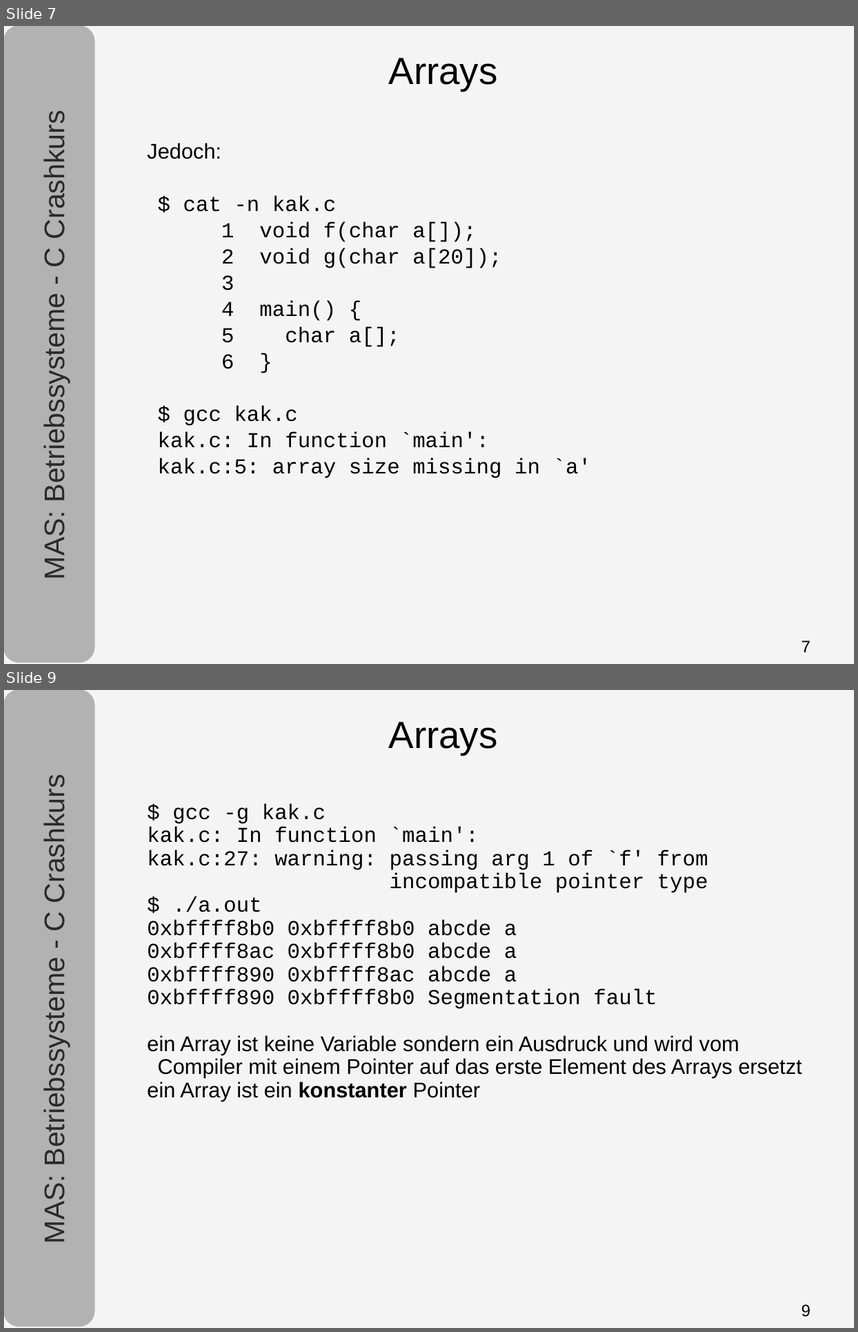
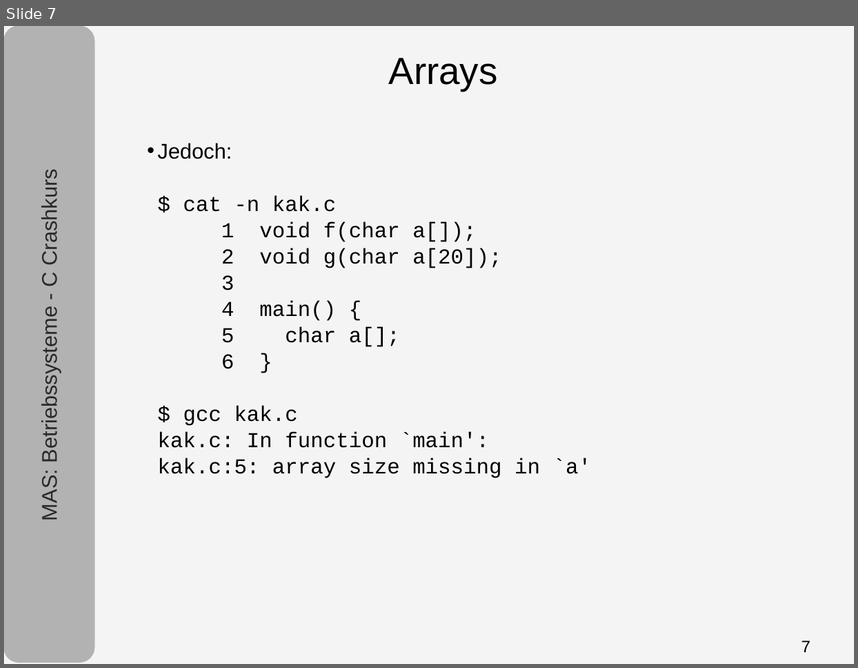
Before and after one commit to tpo/betriebssysteme, a slide deck: 05-1_C.odp. Shown one above the other, each under a label of ours: slides 7 and 9 before the commit, slide 7 after it; the slides between them are not shown. The pictures are 858x1332 and 858x668 pixels, drawn with LibreOffice and Linux fonts; fonts in the diff are those of the drawing. Boxes give left, top, right and bottom in pixels: in the first picture for what was removed or moved away, otherwise in the second. Text is boxed around its words. In the diff, an @@ line names an element or a change of style, - is before the commit and + after.

```diff
--- a/05-1_C.odp
+++ b/05-1_C.odp
@@ slide 9 removed at [4, 690, 854, 1328], background #F4F4F4; not listed: 1 template element that a slide beside it also shows @@
@@ rounded rectangle removed at [4, 690, 94, 1326] @@
@@ text removed at [389, 722, 498, 755] @@
-Arrays
@@ text removed at [38, 787, 70, 1241] @@
-MAS: Betriebssysteme - C Crashkurs
@@ text removed at [147, 803, 802, 1101] @@
-$ gcc -g kak.c
-kak.c: In function `main':
-kak.c:27: warning: passing arg 1 of `f' from
-incompatible pointer type
-$ ./a.out
-0xbffff8b0 0xbffff8b0 abcde a
-0xbffff8ac 0xbffff8b0 abcde a
-0xbffff890 0xbffff8ac abcde a
-0xbffff890 0xbffff8b0 Segmentation fault
-ein Array ist keine Variable sondern ein Ausdruck und wird vom Compiler mit einem Pointer auf das erste Element des Arrays ersetzt
-ein Array ist ein konstanter Pointer
@@ page number removed at [802, 1304, 811, 1317] @@
-9
@@ slide 7 changed as well @@
@@ text "MAS: Betriebssysteme - C Crashkurs" at [38, 179, 61, 519]: size 24 to 18 pt @@
@@ text "Jedoch: $ cat -n kak.c ..." at [158, 143, 591, 478]: bullet none to •; more space between paragraphs @@
```
Also in this commit, not shown: 15 other slides changed, 1 slide added, 2 other slides removed.
